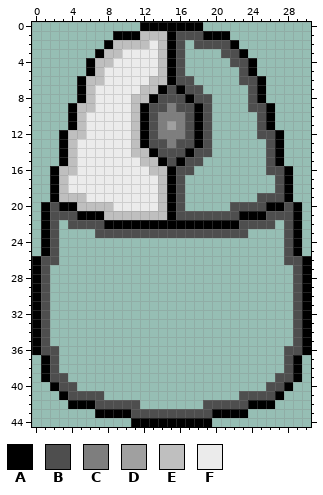
Two versions of one pixel-art sprite, Boom Eternal/Assets/Drawings/UI/Mouse Left.png. Above, as it was before the edit.
The file is 31x45 pixels.
Palette (. is transparent): A #000000  B #4e4e4e  C #7e7e7e  D #a0a0a0  E #bfbfbf  F #ebebeb
Pixels before, first column x 0:
 0 ............AAAAAAA............
 1 .........AAAEEEABBBAAA.........
 2 ........AEEEEFEAB.BBBBA........
 3 .......AEEFFFFEAB....BBA.......
 4 ......AEEFFFFFEAB.....BBA......
 5 ......AEFFFFFFEAB......BA......
 6 .....AEEFFFFFEEABB.....BBA.....
 7 .....AEFFFFFEEABABB.....BA.....
 8 .....AEFFFFEEABBBABB....BA.....
 9 ....AEEFFFFEABBCBBAB....BBA....
10 ....AEFFFFFEABCCCBAB.....BA....
11 ....AEFFFFFEABCDCBAB.....BA....
12 ...AEEFFFFFEABCCCBAB.....BBA...
13 ...AEFFFFFFEABBCBBAB......BA...
14 ...AEFFFFFFEEABBBABB......BA...
15 ...AEFFFFFFFEEABABB.......BA...
16 ..AEEFFFFFFFFEEABB........BBA..
17 ..AEFFFFFFFFFFEAB..........BA..
18 ..AEFFFFFFFFFFEAB..........BA..
19 ..AEEEFFFFFFFFEAB........BBBA..
20 .ABAAEEEEFFFFFEAB.....BBBBAABA.
21 .ABBBAAAEEEEEEEABBBBBBBAAABBBA.
22 .AB.BBBBAAAAAAAAAAAAAAABBBB.BA.
23 .AB....BBBBBBBBBBBBBBBBB....BA.
24 .AB.........................BA.
25 .AB.........................BA.
26 ABB.........................BBA
27 AB...........................BA
28 AB...........................BA
29 AB...........................BA
30 AB...........................BA
31 AB...........................BA
32 AB...........................BA
33 AB...........................BA
34 AB...........................BA
35 AB...........................BA
36 ABB.........................BBA
37 .AB.........................BA.
38 .AB.........................BA.
39 .ABB.......................BBA.
40 ..ABB.....................BBA..
41 ...ABBBB...............BBBBA...
42 ....AAABBBBB.......BBBBBAAA....
43 .......AAAABBBBBBBBBAAAA.......
44 ...........AAAAAAAAA...........
After:
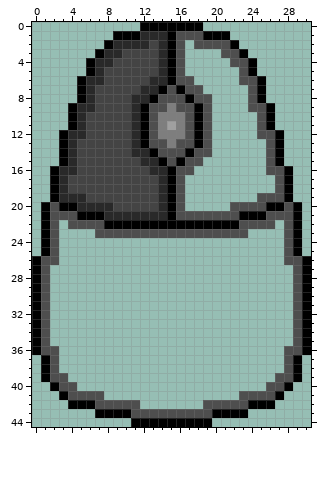
Changes in this commit:
colour E: #bfbfbf -> #292929
colour F: #ebebeb -> #444444
